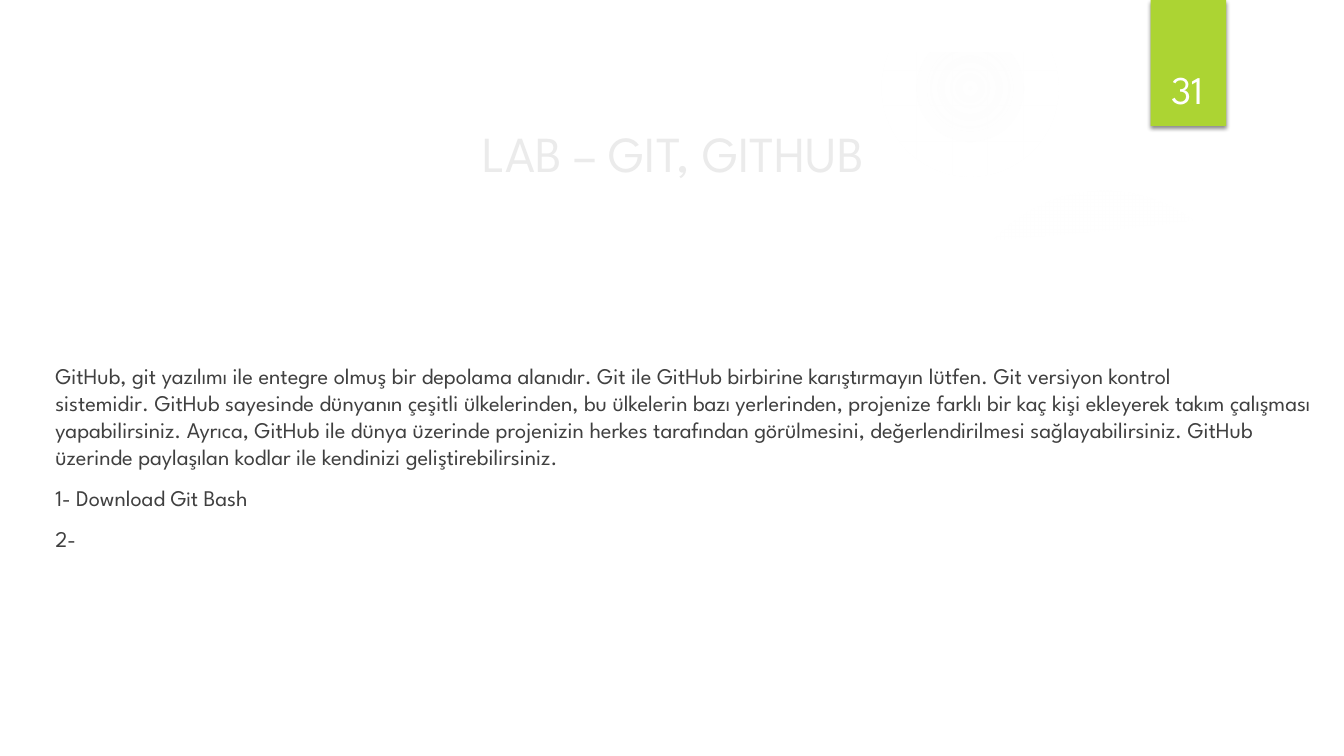
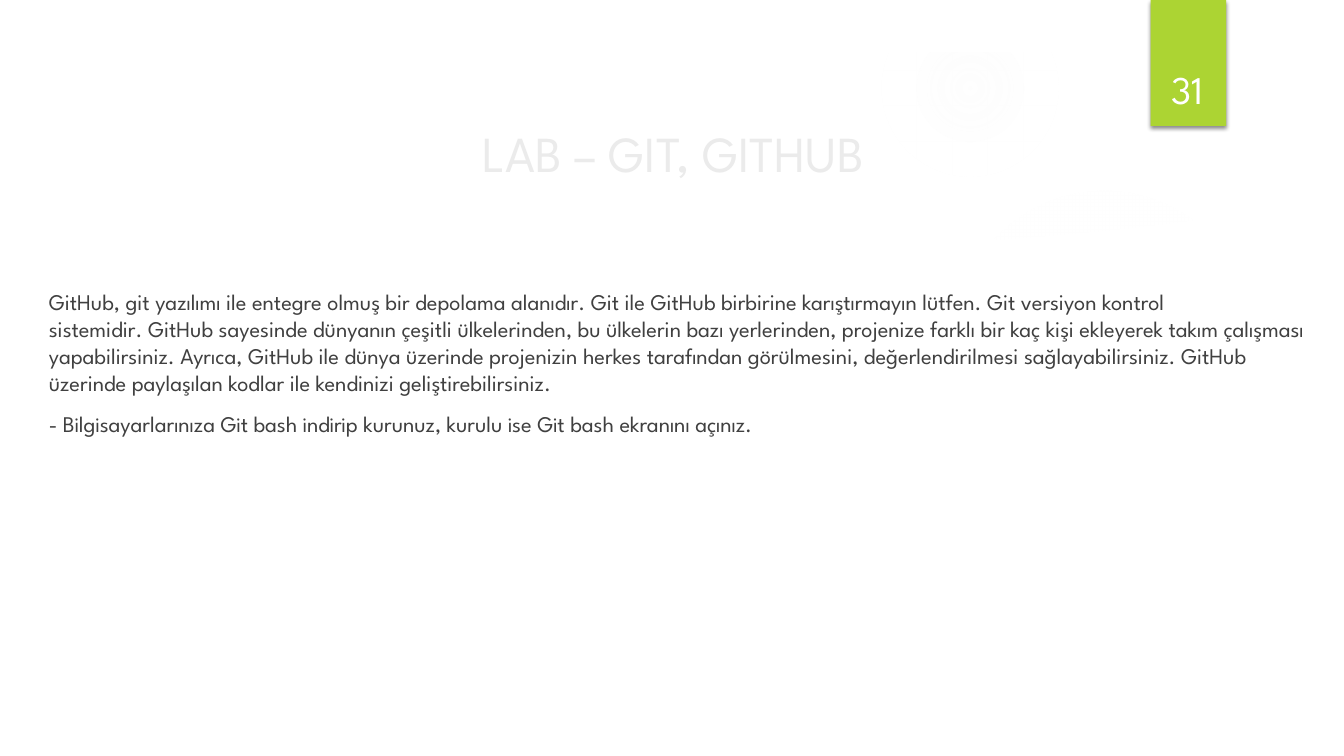
Before and after one commit to handanyarici/Medipol_SoftwareTesting_2020, a slide deck: slide 31 of 1 - Yazılım Teste Giris/Yazılım Testi ve Otomasyonu_w1.pptx. Drawn at 1344x756 pixels with LibreOffice and Linux fonts; fonts in the diff are those of the drawing; background and template pictures are left out. Boxes give left, top, right and bottom in pixels: in the first picture for what was removed or moved away, otherwise in the second. Text is boxed around its words. In the diff, an @@ line names an element or a change of style, - is before the commit and + after.

```diff
--- a/1 - Yazılım Teste Giris/Yazılım Testi ve Otomasyonu_w1.pptx
+++ b/1 - Yazılım Teste Giris/Yazılım Testi ve Otomasyonu_w1.pptx
@@ text "GitHub, git yazılımı ile entegre ...": place and size @@
-text "GitHub, git yazılımı ile entegre ..." at [55,368,1310,547]
+text "GitHub, git yazılımı ile entegre ..." at [49,294,1304,437]
@@ text at [63,416,752,437]: text changed @@
-1- Download Git Bash
-2-
+- Bilgisayarlarınıza Git bash indirip kurunuz, kurulu ise Git bash ekranını açınız.
```
Also in this commit, not shown: 3 slides added.
